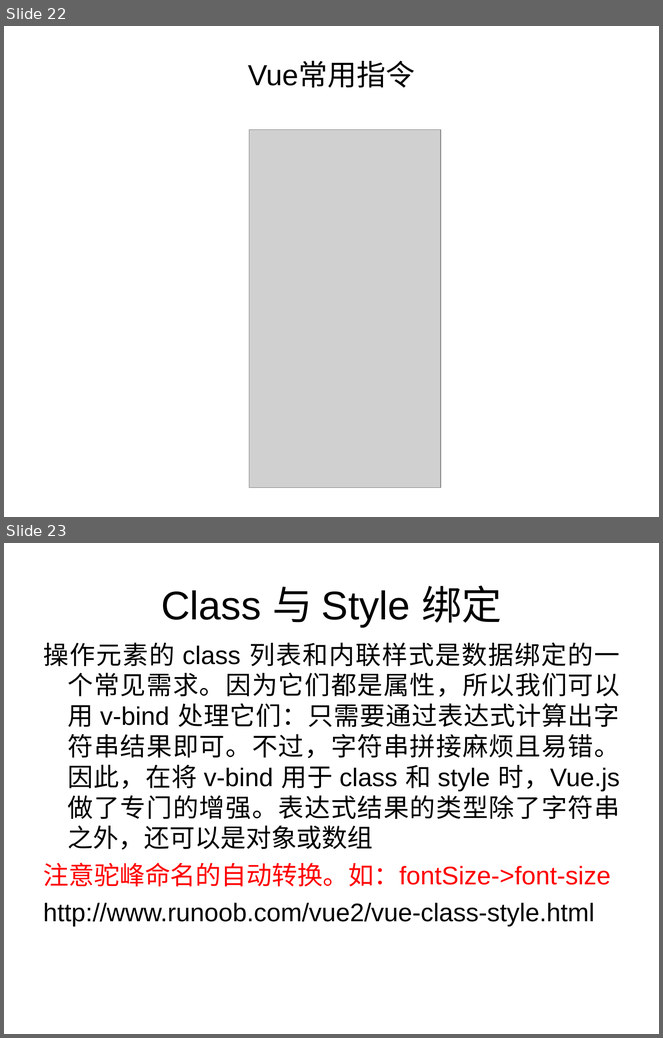
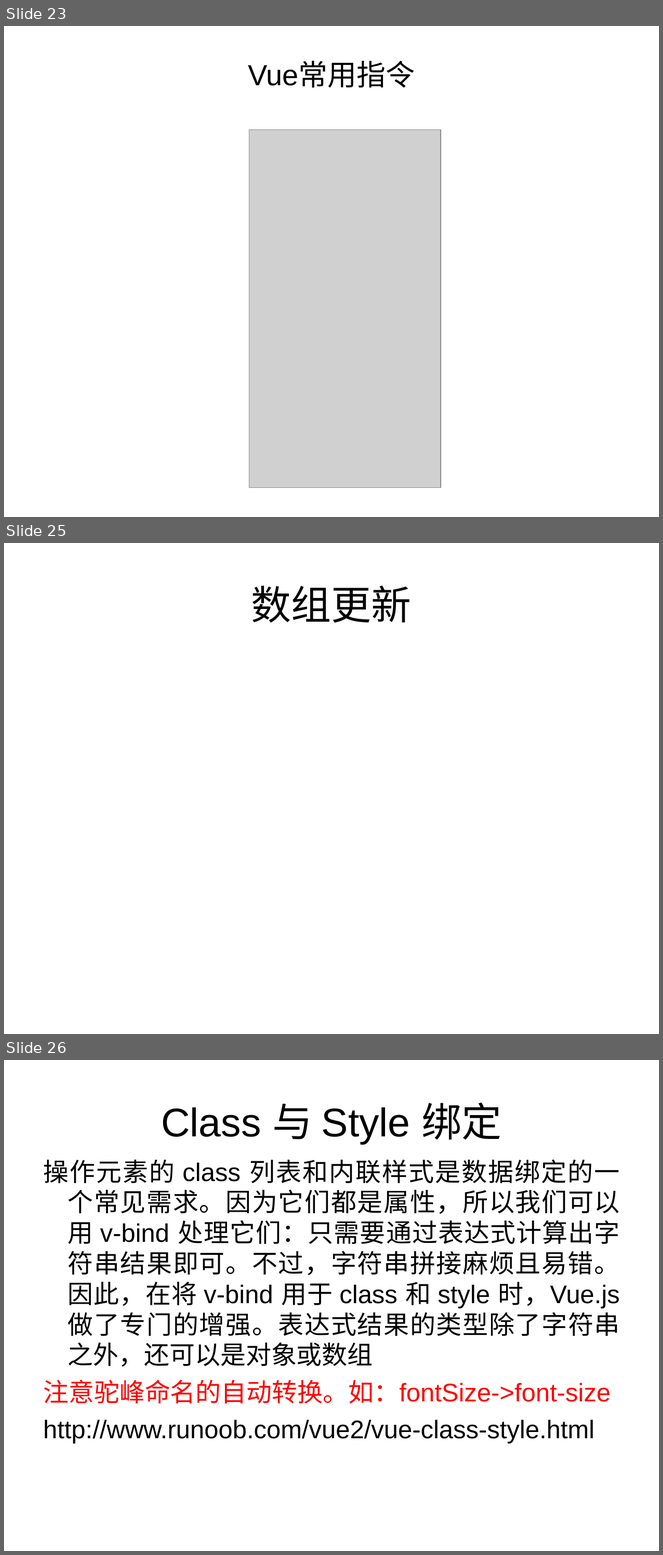
Before and after one commit to zhang13/VueLearn, a slide deck: doc/Vue入坑指南.ppt. Shown one above the other, each under a label of ours: slides 22 and 23 before the commit, slides 23, 25 and 26 after it; the slides between them are not shown. The pictures are 663x1038 and 663x1555 pixels, drawn with LibreOffice and Linux fonts; fonts in the diff are those of the drawing; grey boxes stand for pictures. Boxes give left, top, right and bottom in pixels: in the first picture for what was removed or moved away, otherwise in the second. Text is boxed around its words. In the diff, an @@ line names an element or a change of style, - is before the commit and + after.

```diff
--- a/doc/Vue入坑指南.ppt
+++ b/doc/Vue入坑指南.ppt
@@ slide 25 added at (4,543,659,1034), background #FFFFFF @@
@@ title added at (252,586,412,623), 44 pt, text #000000 @@
+数组更新
@@ what was slide 22 is now slide 23 @@
@@ what was slide 23 is now slide 26 @@
```
Also in this commit, not shown: 2 other slides added, 1 other file.
